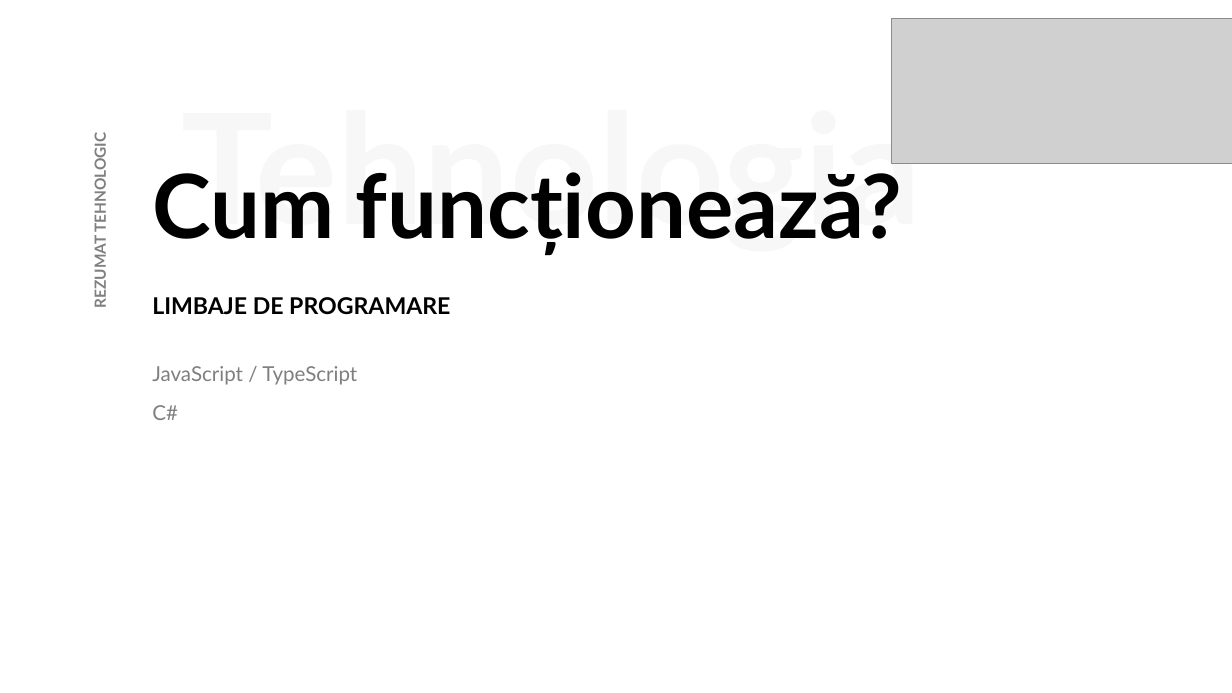
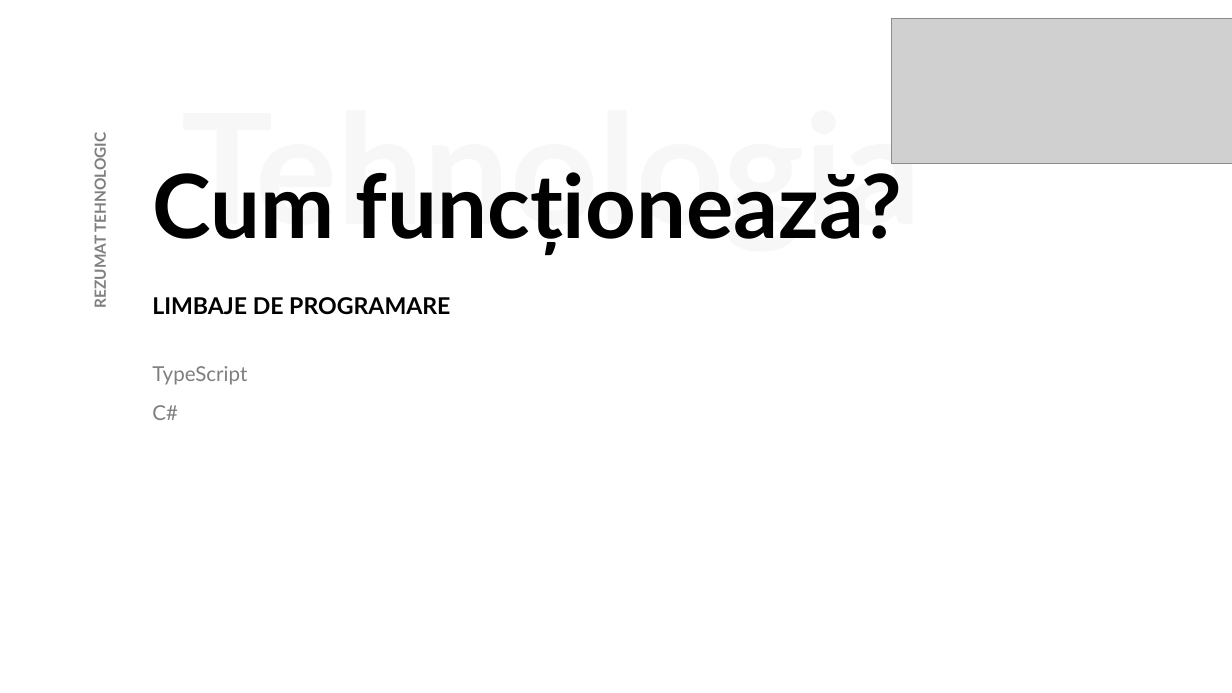
Before and after one commit to a3drian/licenta, a slide deck: slide 3 of Documents/FoodSpy/Presentation/FoodSpy.ppt. Drawn at 1232x693 pixels with LibreOffice and Linux fonts; fonts in the diff are those of the drawing; grey boxes stand for pictures. Boxes give left, top, right and bottom in pixels: in the first picture for what was removed or moved away, otherwise in the second. Text is boxed around its words. In the diff, an @@ line names an element or a change of style, - is before the commit and + after.

```diff
--- a/Documents/FoodSpy/Presentation/FoodSpy.ppt
+++ b/Documents/FoodSpy/Presentation/FoodSpy.ppt
@@ text at [152, 366, 247, 385]: text changed @@
-JavaScript / TypeScript
+TypeScript
```
Also in this commit, not shown: 3 other slides changed, 13 other files.
